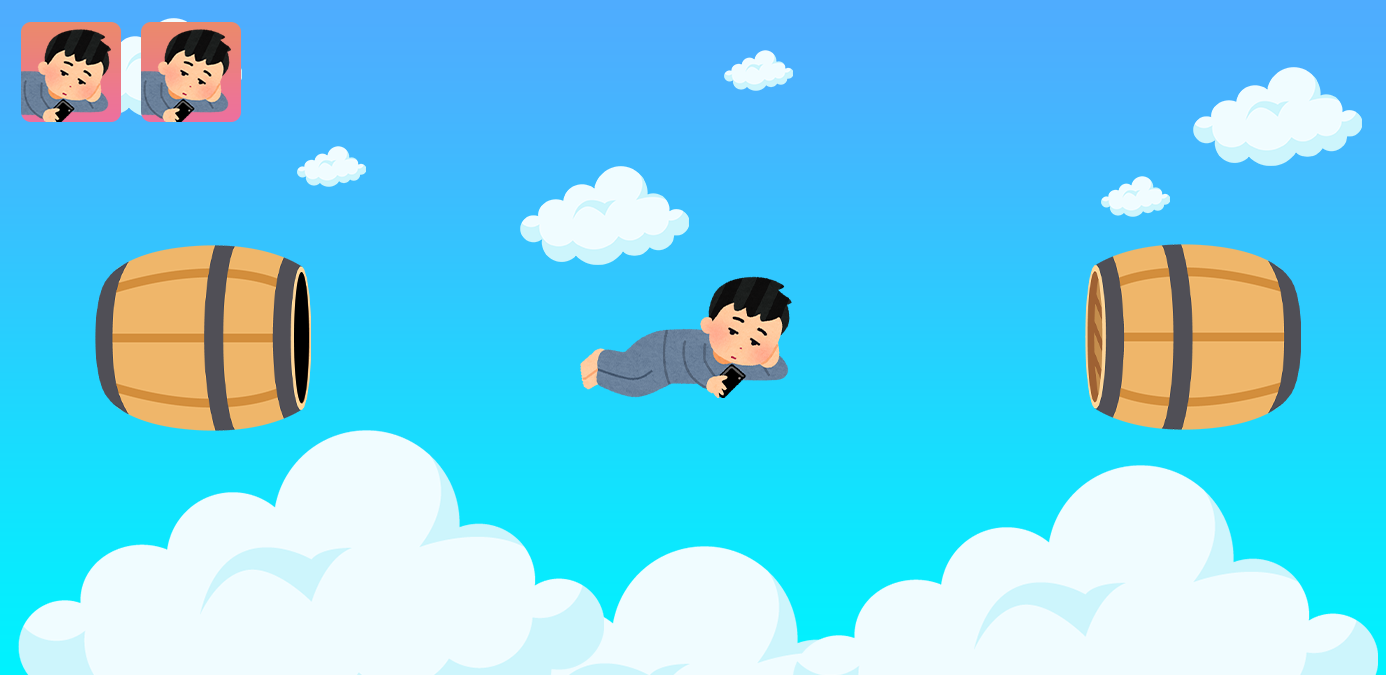
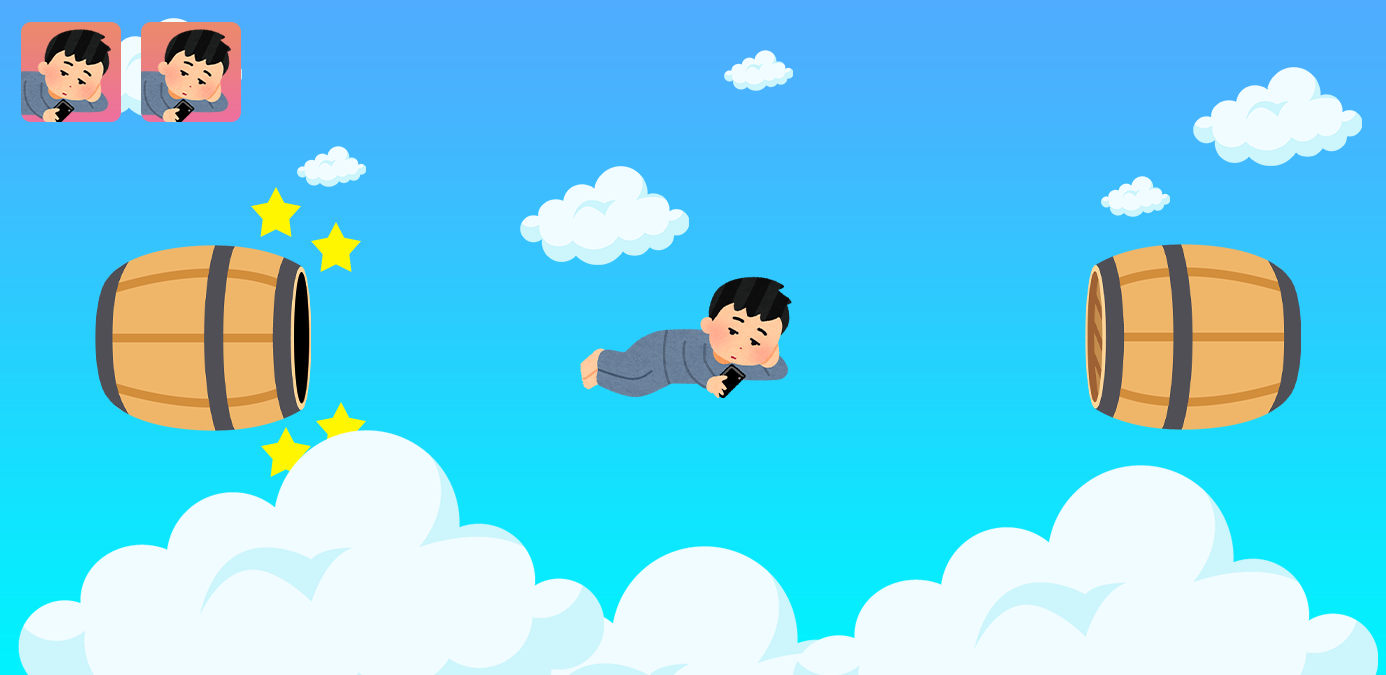
Before/after of a 1386×675 layered artwork. What changed in the layer stack:
hid "レイヤー 1", blend normal → multiply, moved it above "title", painted on it over [314, 222, 361, 417]
added layer "5 ポイントの星形 1" (1st of 4) above "5 ポイントの星形 1" over [261, 427, 311, 477]
added layer "5 ポイントの星形 1" (2nd of 4) above "5 ポイントの星形 1" over [251, 187, 301, 237]
added layer "5 ポイントの星形 1" (3rd of 4) above "5 ポイントの星形 1" over [316, 402, 366, 440]
added layer "5 ポイントの星形 1" (4th of 4) above "box" over [311, 222, 361, 272]
